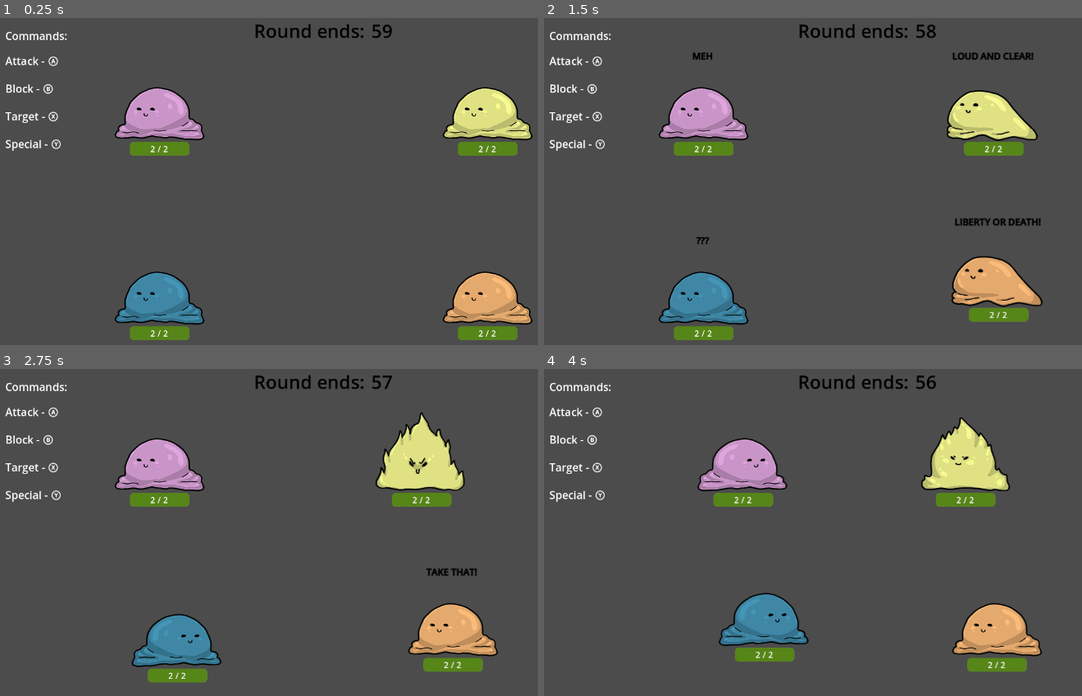
Above: before the commit, frames 1-4 (two rows, left to right).
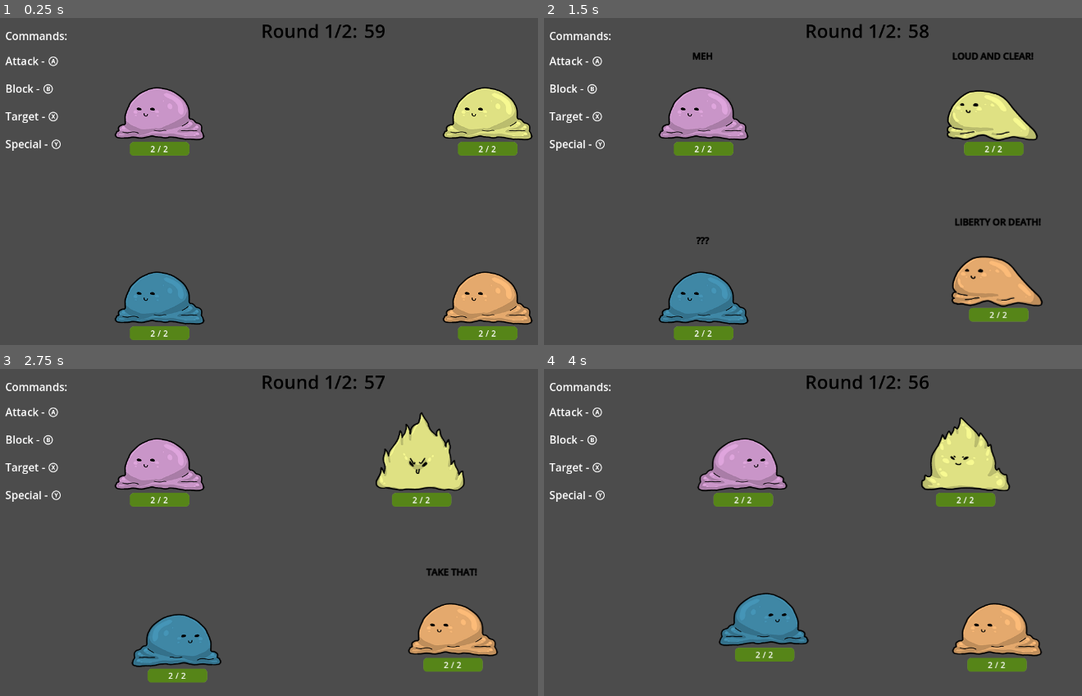
Above: after the commit, the same moments.

Repository: Galitie/mini-tyler-games
Game: Godot game, scene res://tylermon/tylermon.tscn
The game is run twice, just before and just after one commit, with the same random seed, the same clock (stepped at 60 frames per second) and the same inputs. This scene is started directly instead of the project's main scene.
Inputs (mouse positions are in pixels of both pictures, inside the frame that each line leads up to):
- Up to frame 1 (0.25 s): no input
- Up to frame 2 (1.5 s): tap Enter (start) at 0.5 s; move the mouse to (1012, 184) at 0.52 s; hold Enter (start) 0.53-1.28 s; hold Right (move_piece_right) from 0.53 s (still down); tap Space (jump) at 0.77 s; move the mouse to (737, 220) at 1.27 s; tap B (tylermon_block) at 1.35 s
- Up to frame 3 (2.75 s): tap Space (jump) at 1.52 s; move the mouse to (387, 473) at 2.02 s; release Right (move_piece_right) at 2.03 s; hold A (move_left) from 2.03 s (still down); tap Y (tylermon_special) at 2.1 s
- Up to frame 4 (4 s): move the mouse to (834, 627) at 2.77 s; release A (move_left) at 2.78 s; hold Right (move_piece_right) from 2.78 s (still down); tap X (tylermon_target) at 2.85 s; tap Space (jump) at 3.02, 3.77 s; move the mouse to (1065, 607) at 3.52 s; hold Enter (start) from 3.53 s (still down)

The runs differ from the first frame. In frame 1, 0.5% of the frame differs, in the area x 47-73%, y 1-7%; in frame 2, 0.5%; in frame 3, 0.4%; in frame 4, 0.5%.

Commit message:
Added round number and correct remaining health

Diff:
--- a/tylermon/mon.gd
+++ b/tylermon/mon.gd
@@ -214,7 +214,7 @@
 			pass
 
 		State.KNOCKED_OUT:
-			when_done_play_next_animation("is_knocked_out", "dead")
+			when_done_play_next_animation()
 
 
 func get_other_random_mon():
@@ -297,8 +297,6 @@
 			hp_bar.visible = true
 		set_state(State.IDLE)
 		sprite.play("upgrade_idle")
-		_on_attack_timer_timeout()
-		_on_block_timer_timeout()
 		health = max_health
 		health_label.text = str(max_health)
 		hp_bar.max_value = max_health
@@ -307,6 +305,11 @@
 		velocity = Vector2()
 		position = upgrade_pos
 
+func pause():
+	velocity = Vector2()
+	_on_attack_timer_timeout()
+	_on_block_timer_timeout()
+	timer.stop()
 
 
 func move_to_destination(delta):
@@ -348,11 +351,9 @@
 		set_state(State.SPECIAL_ATTACK)
 
 
-func when_done_play_next_animation(current_animation: String, queued_animation: String):
+func when_done_play_next_animation():
 	if !sprite.is_playing():
-		match current_animation:
-			"just_knocked_out":
-				sprite.play(queued_animation)
+		sprite.play("dead")
 
 
 func upgrade_react(reaction):
--- a/tylermon/mon.tscn
+++ b/tylermon/mon.tscn
@@ -277,22 +277,6 @@
 
 [sub_resource type="CircleShape2D" id="CircleShape2D_glbfy"]
 radius = 5.76907
-
-[sub_resource type="Animation" id="Animation_i6xwv"]
-resource_name = "hurt"
-length = 0.25
-tracks/0/type = "value"
-tracks/0/imported = false
-tracks/0/enabled = true
-tracks/0/path = NodePath("sprite:modulate")
-tracks/0/interp = 1
-tracks/0/loop_wrap = true
-tracks/0/keys = {
-"times": PackedFloat32Array(0, 0.2),
-"transitions": PackedFloat32Array(1, 1),
-"update": 0,
-"values": [Color(0.917647, 0.266667, 0.25098, 1), Color(0.917647, 0.266667, 0.25098, 1)]
-}
 
 [sub_resource type="Animation" id="Animation_lk8iw"]
 resource_name = "damage_amount"
@@ -322,6 +306,22 @@
 "values": [Color(1, 1, 1, 0), Color(1, 1, 1, 1), Color(1, 1, 1, 1), Color(1, 1, 1, 0)]
 }
 
+[sub_resource type="Animation" id="Animation_i6xwv"]
+resource_name = "hurt"
+length = 0.25
+tracks/0/type = "value"
+tracks/0/imported = false
+tracks/0/enabled = true
+tracks/0/path = NodePath("sprite:modulate")
+tracks/0/interp = 1
+tracks/0/loop_wrap = true
+tracks/0/keys = {
+"times": PackedFloat32Array(0, 0.2),
+"transitions": PackedFloat32Array(1, 1),
+"update": 0,
+"values": [Color(0.917647, 0.266667, 0.25098, 1), Color(0.917647, 0.266667, 0.25098, 1)]
+}
+
 [sub_resource type="AnimationLibrary" id="AnimationLibrary_ejfqx"]
 _data = {
 "damage_amount": SubResource("Animation_lk8iw"),
@@ -347,6 +347,7 @@
 sprite_frames = SubResource("SpriteFrames_scvj0")
 animation = &"dead"
 autoplay = "idle"
+frame_progress = 0.652862
 flip_h = true
 
 [node name="timer" type="Timer" parent="."]
--- a/tylermon/tylermon.gd
+++ b/tylermon/tylermon.gd
@@ -26,6 +26,7 @@
 
 func _ready():
 	fight_time = true
+	countdown_label.text = "Round " + str(current_round) + "/" + str(max_rounds) +  ": "
 	round_timer.start(fight_length)
 	call_and_switch_modes()
 	var mons = get_tree().get_nodes_in_group("mons")
@@ -53,11 +54,12 @@
 		fight_time = false
 		upgrades_counter = 0
 		var winners = get_end_of_round_winner()
-		call_and_switch_modes()
 		await check_for_game_end()
 		upgrade_menu.visible = true
 		command_ui.visible = false
+		call_and_pause()
 		await show_transition("round_winners", winners, 5)
+		call_and_switch_modes()
 		knocked_out_mons = 0
 		countdown_label.text = "Add 3 points to stats:"
 		round_timer.start(upgrade_length)
@@ -67,7 +69,7 @@
 		upgrade_menu.visible = false
 		command_ui.visible = true
 		call_and_switch_modes()
-		countdown_label.text = "Round ends in:"
+		countdown_label.text = "Round " + str(current_round) + "/" + str(max_rounds) +  ": "
 		round_timer.start(fight_length)
 
 
@@ -127,13 +129,19 @@
 
 
 func _add_knocked_out_mon():
+	print("got signal for knocked out mon")
 	knocked_out_mons += 1
+	print("current total: ", knocked_out_mons)
 
 
 func call_and_switch_modes():
 	get_tree().call_group("mons", "switch_round_modes", fight_time)
 	get_tree().call_group("upgrade_menus", "switch_upgrade_time", fight_time)
 	get_tree().call_group("player", "switch_modes", fight_time)
+
+
+func call_and_pause():
+	get_tree().call_group("mons", "pause")
 
 
 func show_transition(type, content, timer_amount):
--- a/tylermon/tylermon.tscn
+++ b/tylermon/tylermon.tscn
@@ -12,7 +12,7 @@
 script = ExtResource("1_66guv")
 fight_length = 60
 upgrade_length = 60
-max_rounds = 10
+max_rounds = 2
 
 [node name="Arena" parent="." instance=ExtResource("2_mlfq2")]
 visible = false
@@ -45,7 +45,7 @@
 layout_mode = 2
 theme_override_colors/font_color = Color(0, 0, 0, 1)
 theme_override_font_sizes/font_size = 36
-text = "Round ends: "
+text = "Round: "
 
 [node name="countdown" type="Label" parent="countdown_ui/margin/seperator"]
 layout_mode = 2
--- a/tylermon/upgrade_menu.gd
+++ b/tylermon/upgrade_menu.gd
@@ -23,7 +23,7 @@
 @onready var upgrade_buttons = [hp_button, str_button, int_button, gamble_button, type_button]
 
 
-var hp_desc = "+1 max mon health"
+var hp_desc = "+2 max mon health"
 var str_desc = "Mon's attacks do more damage"
 var int_desc = "Mon is more likely to listen to you and make good decisions"
 var type_desc = "Change mon's element to WATER, FIRE or EARTH"
